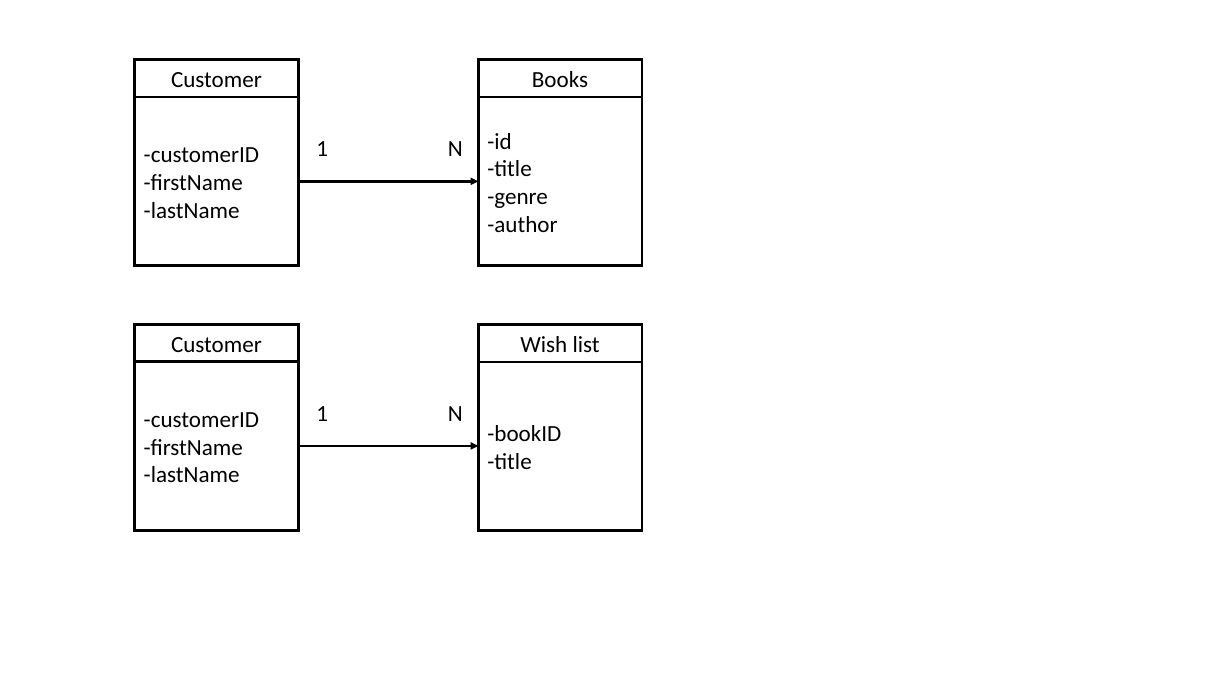
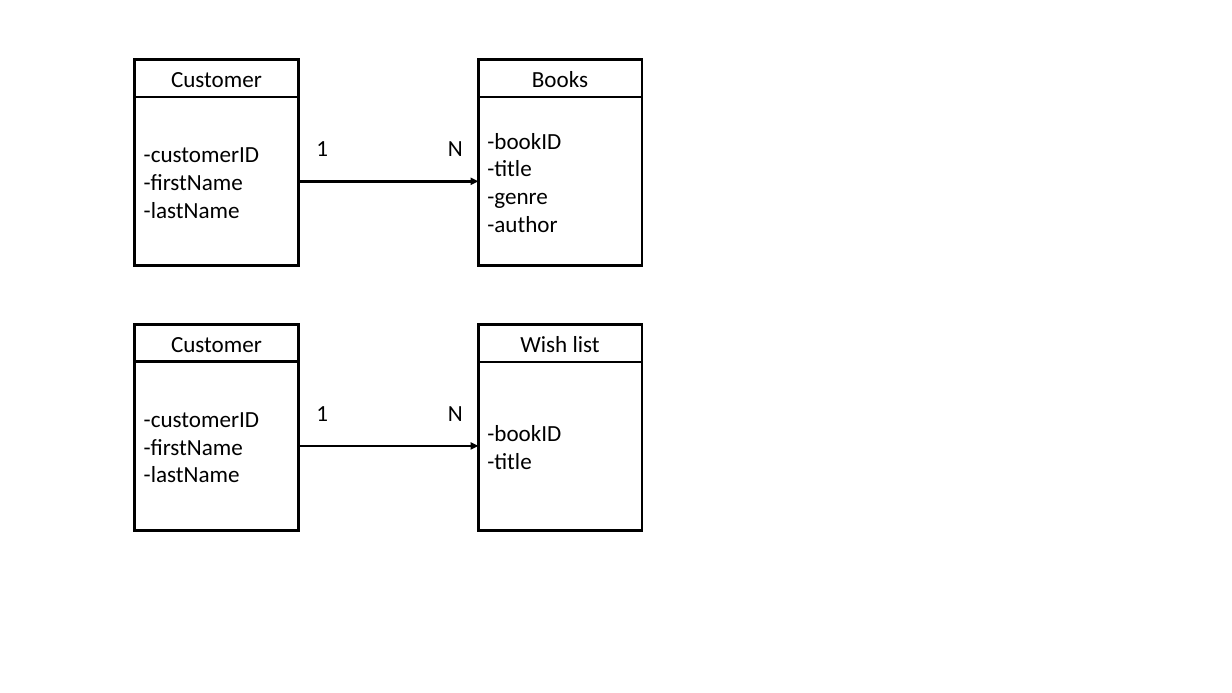
Before and after one commit to pcuauronava/web-335, a slide deck: slide 5 of week-7/What-A-Book Project - Business Rules.pptx (slide 4 before the commit). Drawn at 1232x693 pixels with LibreOffice and Linux fonts; fonts in the diff are those of the drawing. Boxes give left, top, right and bottom in pixels: in the first picture for what was removed or moved away, otherwise in the second. Text is boxed around its words. In the diff, an @@ line names an element or a change of style, - is before the commit and + after.

```diff
--- a/week-7/What-A-Book Project - Business Rules.pptx
+++ b/week-7/What-A-Book Project - Business Rules.pptx
@@ text in rectangle at (487,133,561,149): text changed @@
--id
+-bookID
```
Also in this commit, not shown: 1 other slide changed, 10 other files.
